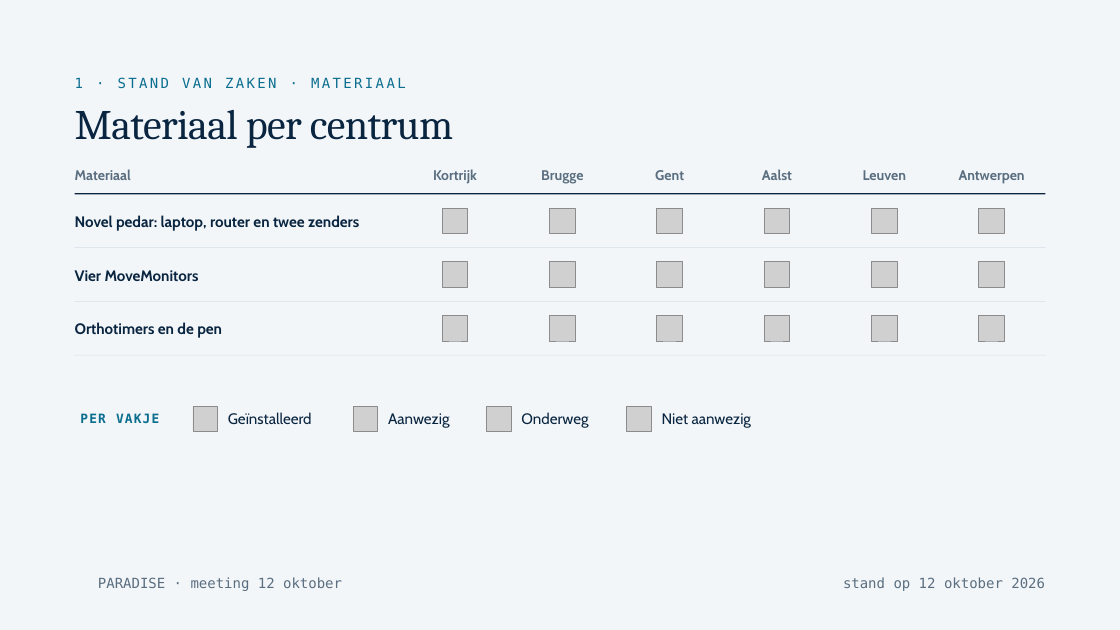
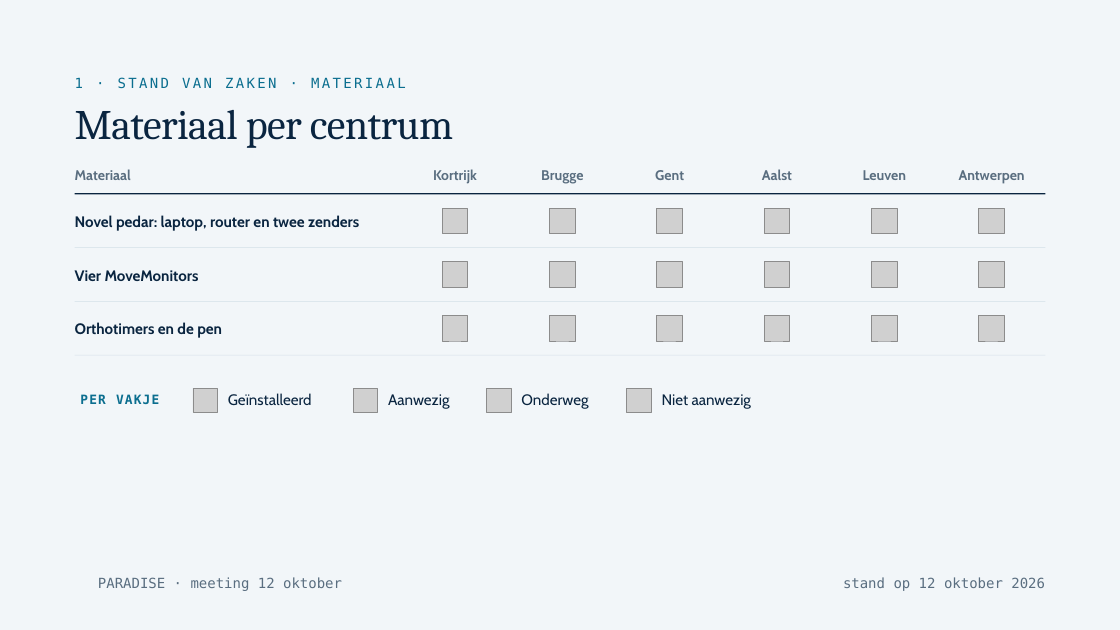
Before and after one commit to Dellfs/paradise-project, a slide deck: slide 6 of PARADISE_presentatie/webdecks/PARADISE_voetklinieken_12okt.pptx. Drawn at 1120x630 pixels with LibreOffice and Linux fonts; fonts in the diff are those of the drawing; grey boxes stand for pictures; background and template pictures are left out. Boxes give left, top, right and bottom in pixels: in the first picture for what was removed or moved away, otherwise in the second. Text is boxed around its words. In the diff, an @@ line names an element or a change of style, - is before the commit and + after.

```diff
--- a/PARADISE_presentatie/webdecks/PARADISE_voetklinieken_12okt.pptx
+++ b/PARADISE_presentatie/webdecks/PARADISE_voetklinieken_12okt.pptx
@@ 5 texts, 4 pictures: place and size @@
-5 texts, 4 pictures at [80,407,751,431]
+5 texts, 4 pictures at [80,388,751,413]
```
Also in this commit, not shown: 7 other slides changed.
